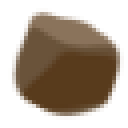
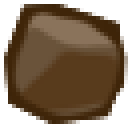
The second 128px x 128px image is a revision of the first. Changes to its layers:
added layer "rim" above "Background" over [4, 4, 128, 124]
